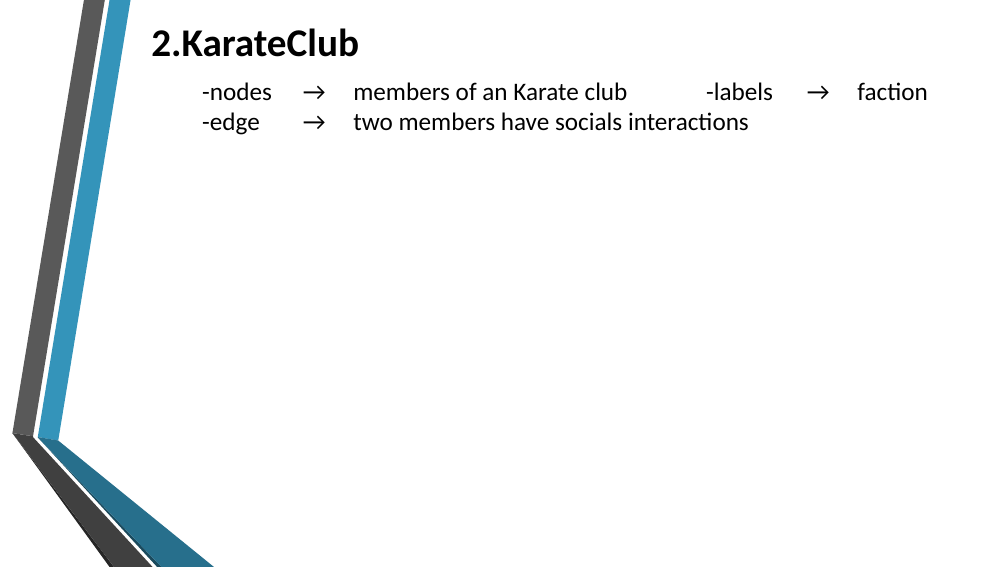
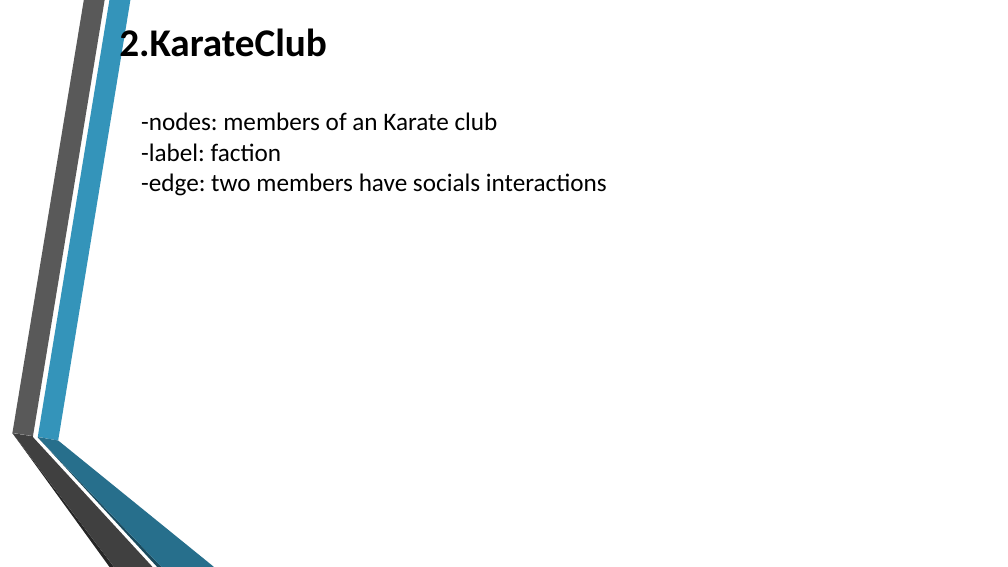
Before and after one commit to Edward326/WalkletsEmbeddings, a slide deck: slide 19 of walklets_embedding/docs/Walklets.pptx (slide 20 before the commit). Drawn at 1008x567 pixels with LibreOffice and Linux fonts; fonts in the diff are those of the drawing; background and template pictures are left out. Boxes give left, top, right and bottom in pixels: in the first picture for what was removed or moved away, otherwise in the second. Text is boxed around its words. In the diff, an @@ line names an element or a change of style, - is before the commit and + after.

```diff
--- a/walklets_embedding/docs/Walklets.pptx
+++ b/walklets_embedding/docs/Walklets.pptx
@@ text "2.KarateClub" rewrapped from [151,28,359,57] to [119,23,327,66] @@
@@ text at [141,112,607,196]: text changed @@
--nodes → members of an Karate club -labels → faction
--edge → two members have socials interactions
+-nodes: members of an Karate club
+-label: faction
+-edge: two members have socials interactions
@@ outline redrawn in 5 elements at [38,0,131,440], [12,433,114,567], [38,437,215,567], [12,433,152,567], [38,437,161,566] @@
```
Also in this commit, not shown: 21 other slides changed, 1 slide added, 2 slides removed, 1 other file.
